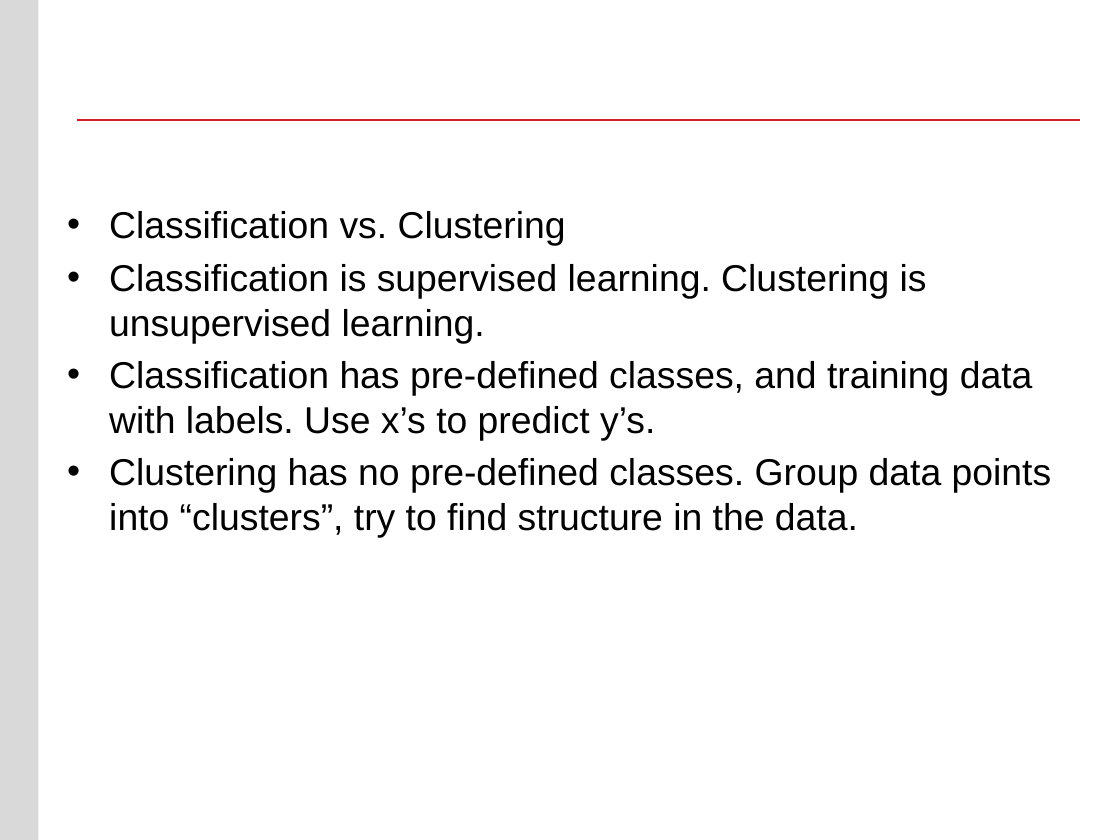
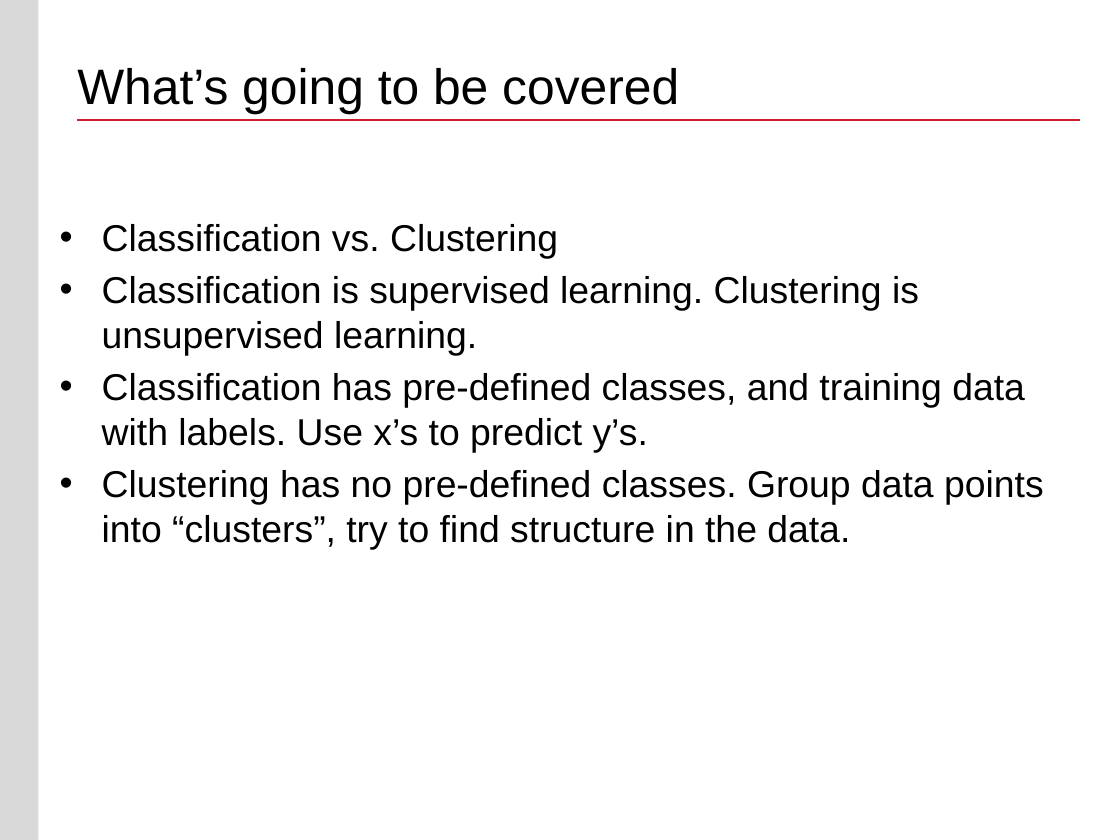
Before and after one commit to buyuhuang/csda1000_FT, a slide deck: slide 2 of day6/1. Lecture/Slides Week 7 CSDA 1000.pptx (slide 6 before the commit). Drawn at 1120x840 pixels with LibreOffice and Linux fonts; fonts in the diff are those of the drawing; background and template pictures are left out. Boxes give left, top, right and bottom in pixels: in the first picture for what was removed or moved away, otherwise in the second. Text is boxed around its words. In the diff, an @@ line names an element or a change of style, - is before the commit and + after.

```diff
--- a/day6/1. Lecture/Slides Week 7 CSDA 1000.pptx
+++ b/day6/1. Lecture/Slides Week 7 CSDA 1000.pptx
@@ title added at (x1=77, y1=68, x2=679, y2=114), 32 pt, text #000000 @@
+What’s going to be covered
@@ text "Classiﬁcation vs. Clustering" moved from (x1=109, y1=211, x2=1052, y2=537) to (x1=102, y1=224, x2=1044, y2=550) @@
```
Also in this commit, not shown: 24 other slides changed, 84 slides added, 8 slides removed, 3 other files.
